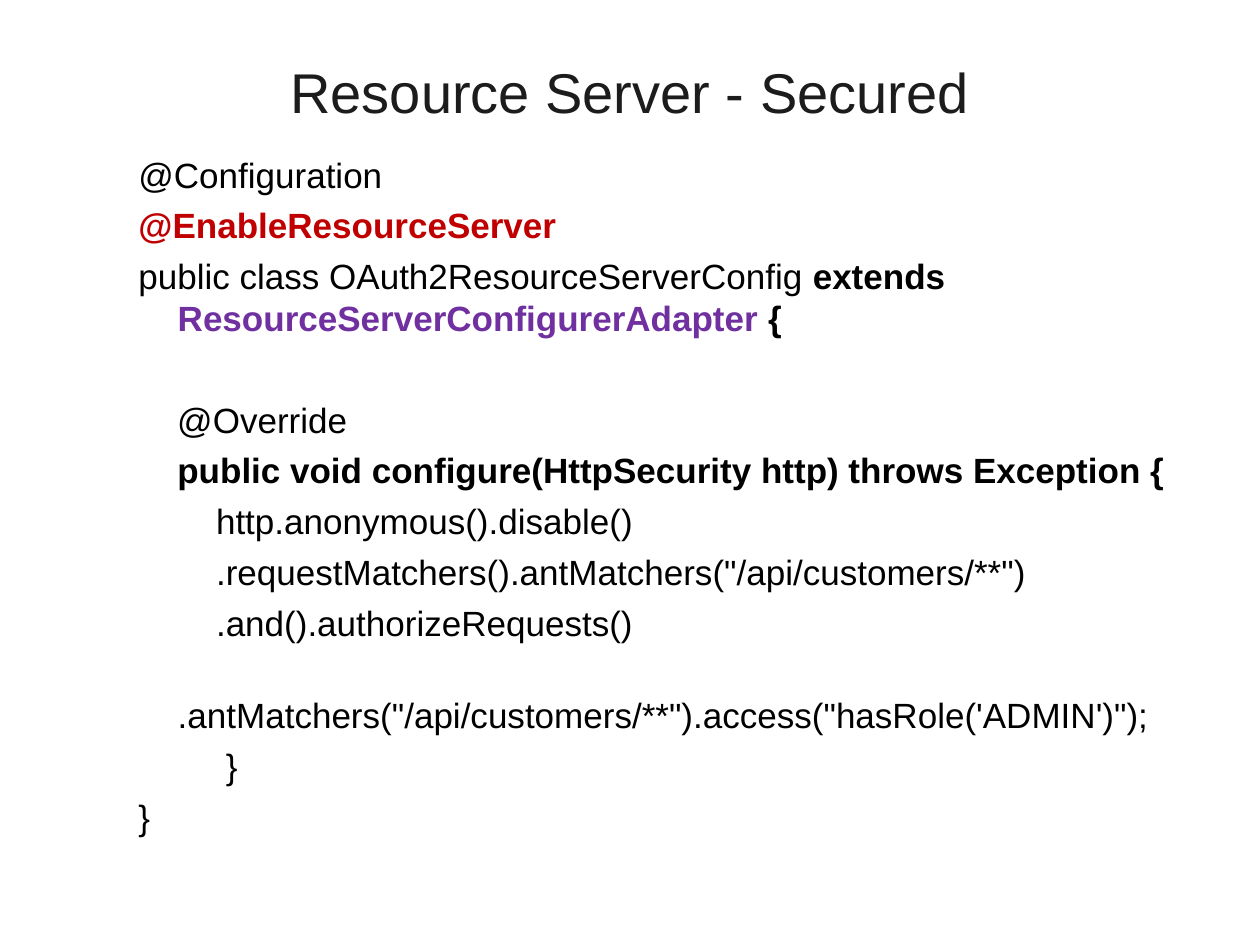
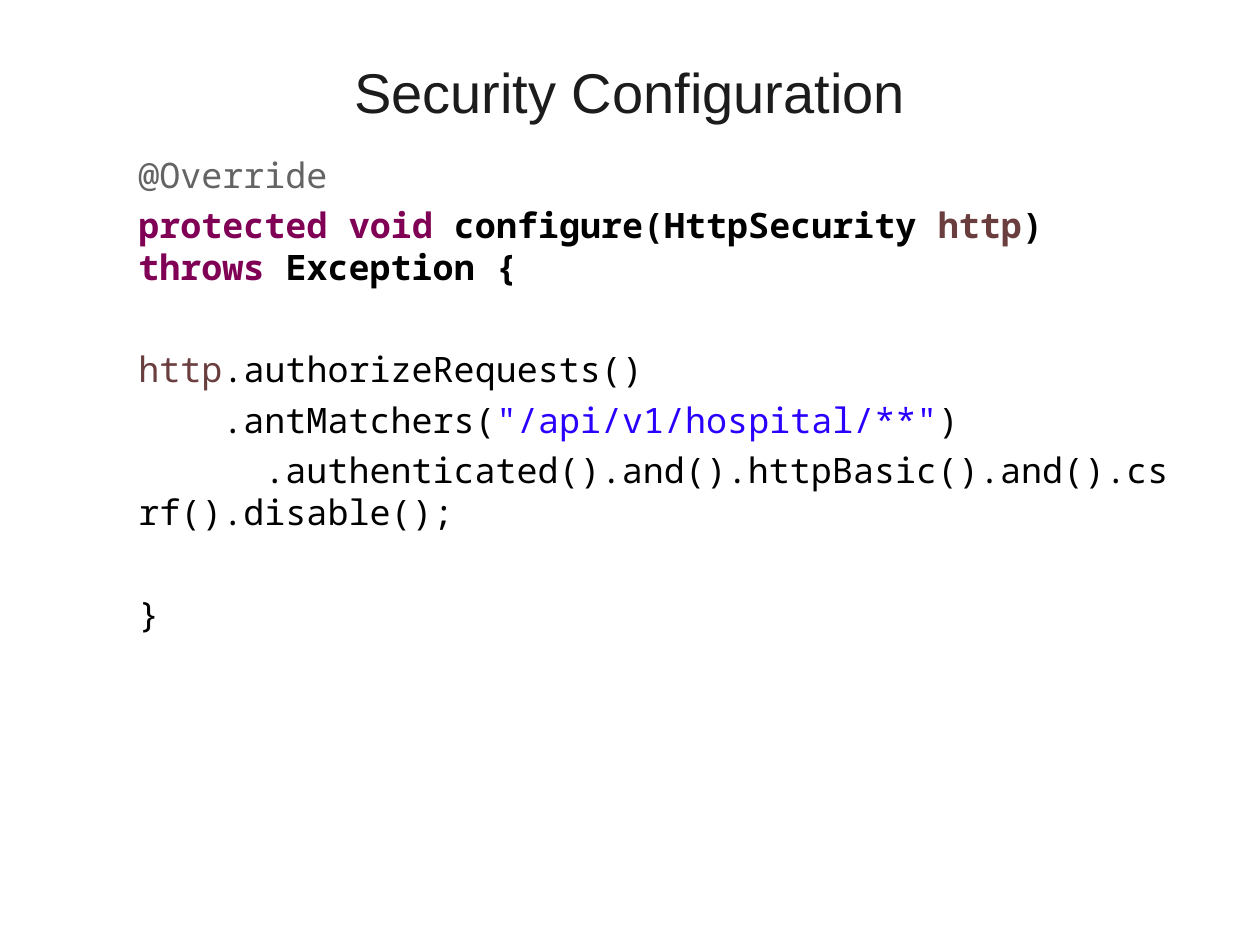
Before and after one commit to vatsank/spring_presentations, a slide deck: slide 32 of SpringMicroService_Module2_Ver01.ppt (slide 50 before the commit). Drawn at 1260x945 pixels with LibreOffice and Linux fonts; fonts in the diff are those of the drawing; background and template pictures are left out. Boxes give left, top, right and bottom in pixels: in the first picture for what was removed or moved away, otherwise in the second. Text is boxed around its words. In the diff, an @@ line names an element or a change of style, - is before the commit and + after.

```diff
--- a/SpringMicroService_Module2_Ver01.ppt
+++ b/SpringMicroService_Module2_Ver01.ppt
@@ title at [354,72,905,124]: text changed @@
-Resource Server - Secured
+Security Configuration
@@ text at [138,161,1168,531]: paragraph removed @@
-  }
@@ text at [138,162,945,338]: paragraphs removed @@
-  @Configuration
-  @EnableResourceServer
-  public class OAuth2ResourceServerConfig extends ResourceServerConfigurerAdapter {
@@ text at [138,161,327,191]: font Arial to Noto Sans Mono in "@Override", "}"; text colour #000000 to #646464 in "@Override"; indent changed @@
@@ text at [138,211,1168,531]: text changed; font Arial to Noto Sans Mono @@
-  public void configure(HttpSecurity http) throws Exception {
-  http.anonymous().disable()
-  .requestMatchers().antMatchers("/api/customers/**")
-  .and().authorizeRequests()
-  .antMatchers("/api/customers/**").access("hasRole('ADMIN')");
+  protected void configure(HttpSecurity http) throws Exception {
+  http.authorizeRequests()
+  .antMatchers("/api/v1/hospital/**")
+  .authenticated().and().httpBasic().and().csrf().disable();
```
Also in this commit, not shown: 25 other slides changed, 49 slides added, 5 slides removed, 2 other files.
